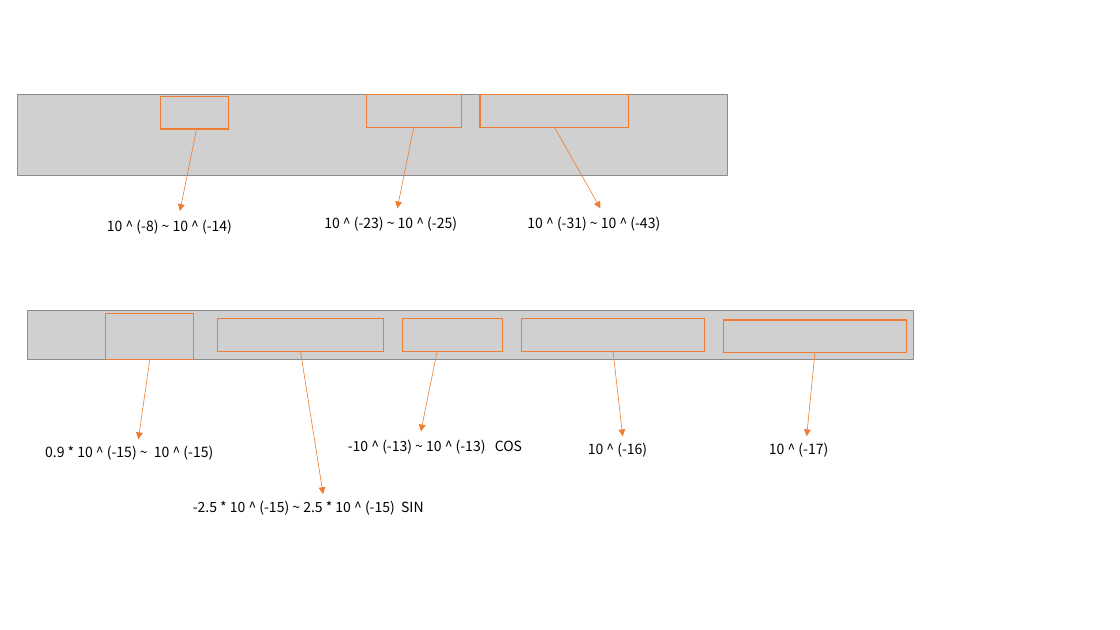
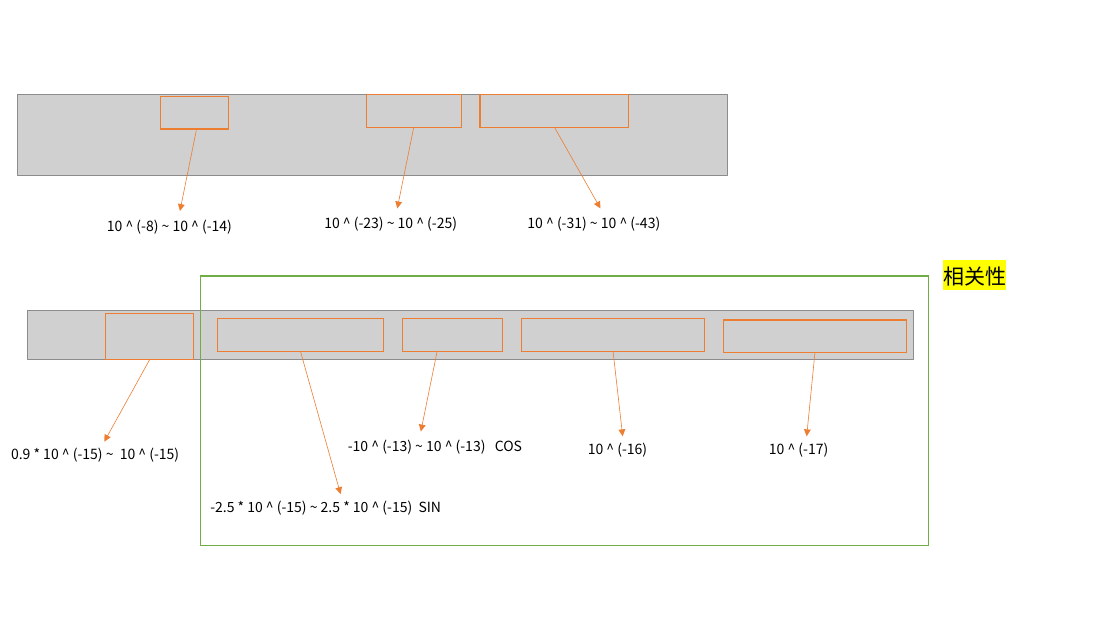
Before and after one commit to mochiliu3000/beamformer, a slide deck: slide 9 of flow-chart.pptx (slide 6 before the commit). Drawn at 1120x630 pixels with LibreOffice and Linux fonts; fonts in the diff are those of the drawing; grey boxes stand for pictures. Boxes give left, top, right and bottom in pixels: in the first picture for what was removed or moved away, otherwise in the second. Text is boxed around its words. In the diff, an @@ line names an element or a change of style, - is before the commit and + after.

```diff
--- a/flow-chart.pptx
+++ b/flow-chart.pptx
@@ text added at [943,266,1006,286], 18 pt, text #000000 @@
+相关性
@@ rectangle added at [201,276,928,546], outline #70AD47 1 pt @@
@@ arrow moved from (301, 352) - (323, 494) to (301, 352) - (340, 494) @@
@@ arrow moved from (150, 360) - (139, 439) to (150, 360) - (104, 442) @@
@@ text "0.9 * 10 ^ (-15) ...": place and size @@
-text "0.9 * 10 ^ (-15) ..." at [45,445,213,460]
+text "0.9 * 10 ^ (-15) ..." at [11,447,179,462]
@@ text "-2.5 * 10 ^ (-15) ...": place and size @@
-text "-2.5 * 10 ^ (-15) ..." at [193,500,424,515]
+text "-2.5 * 10 ^ (-15) ..." at [210,500,442,515]
```
Also in this commit, not shown: 6 other slides changed, 11 slides added, 2 other files.
